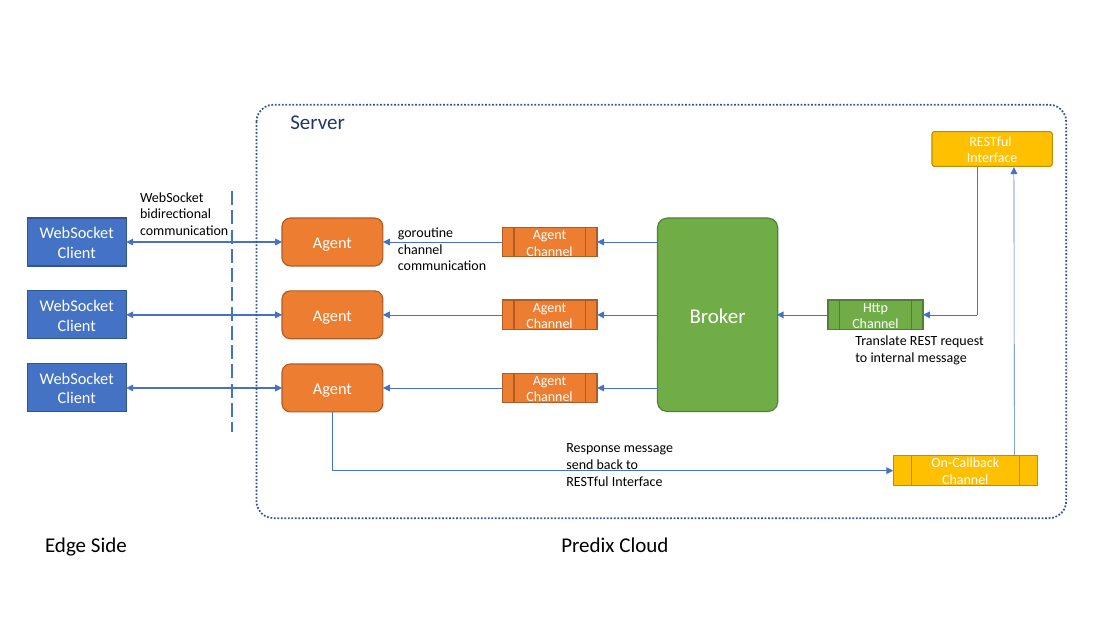
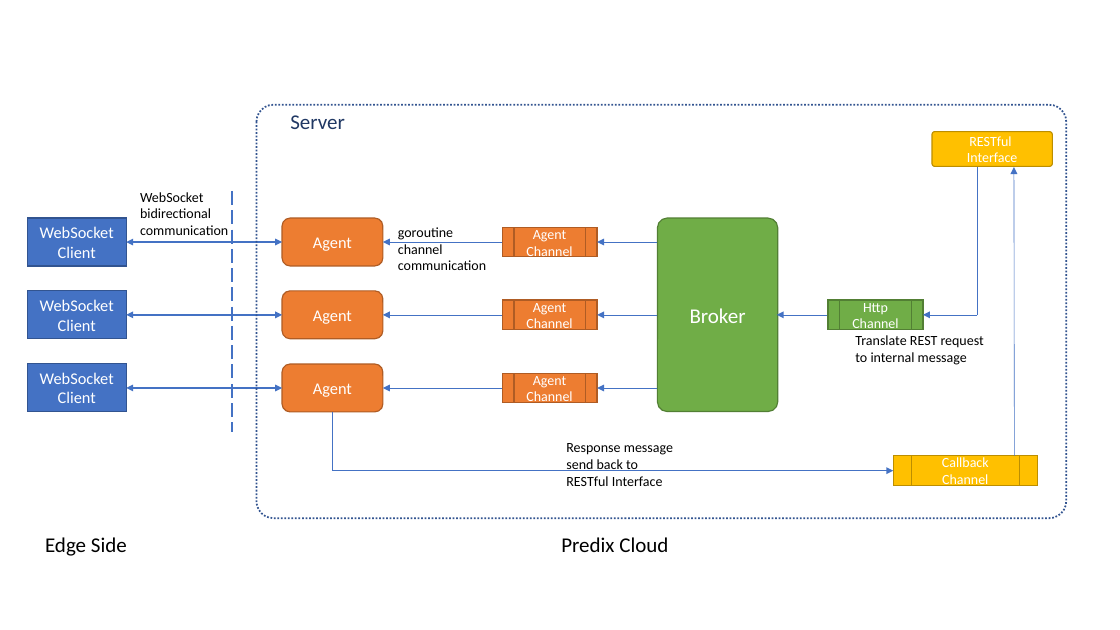
Before and after one commit to pxie/go.in.practices, a slide deck: slide 1 of websocket/doc/components.pptx. Drawn at 1120x630 pixels with LibreOffice and Linux fonts; fonts in the diff are those of the drawing. Boxes give left, top, right and bottom in pixels: in the first picture for what was removed or moved away, otherwise in the second. Text is boxed around its words. In the diff, an @@ line names an element or a change of style, - is before the commit and + after.

```diff
--- a/websocket/doc/components.pptx
+++ b/websocket/doc/components.pptx
@@ text in flow chart predefined process at (942, 457, 989, 488): text changed @@
-On-Callback Channel
+Callback Channel
```
Also in this commit, not shown: 2 other files.
